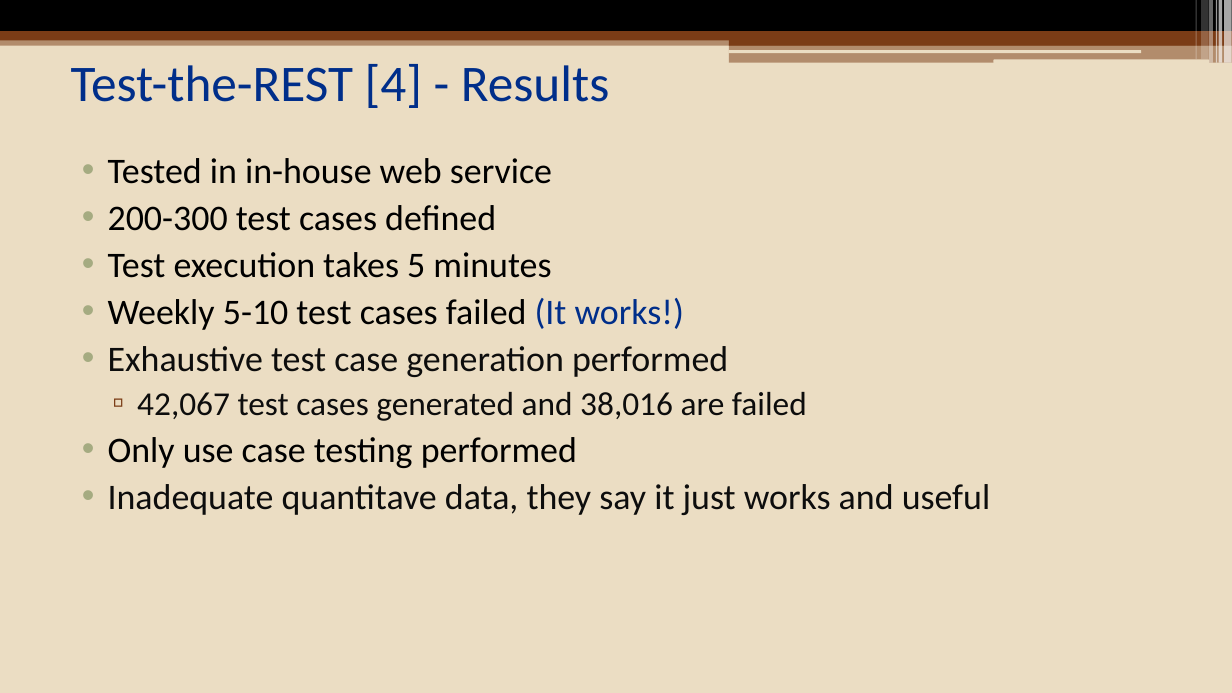
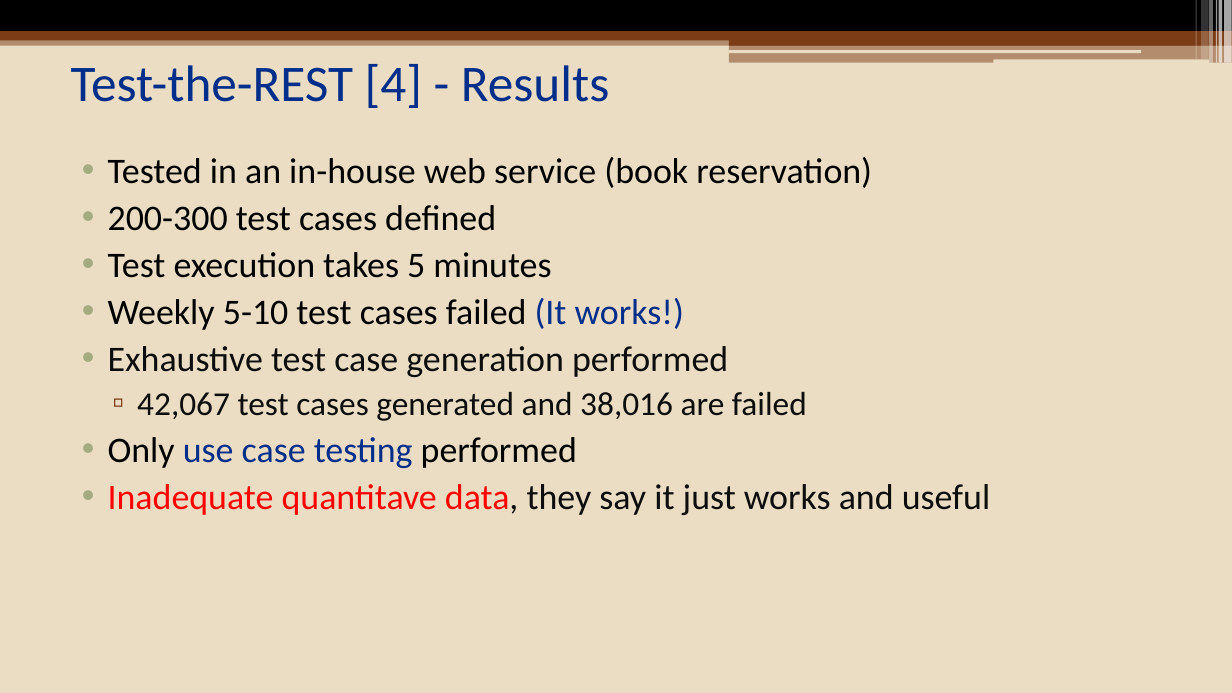
Before and after one commit to eozer/cinco_seminar, a slide deck: slide 15 of presentation/cinco_presentation.pptx. Drawn at 1232x693 pixels with LibreOffice and Linux fonts; fonts in the diff are those of the drawing. Boxes give left, top, right and bottom in pixels: in the first picture for what was removed or moved away, otherwise in the second. Text is boxed around its words. In the diff, an @@ line names an element or a change of style, - is before the commit and + after.

```diff
--- a/presentation/cinco_presentation.pptx
+++ b/presentation/cinco_presentation.pptx
@@ text at [108,157,872,188]: text changed @@
-• Tested in in-house web service
+• Tested in an in-house web service (book reservation)
@@ text at [108,437,990,515]: text colour #000000 to #002E8A in "use case testing"; text colour #0D0D0D to #FF0000 in "Inadequate quantitave data," @@
```
Also in this commit, not shown: 5 other slides changed, 15 slides added.
